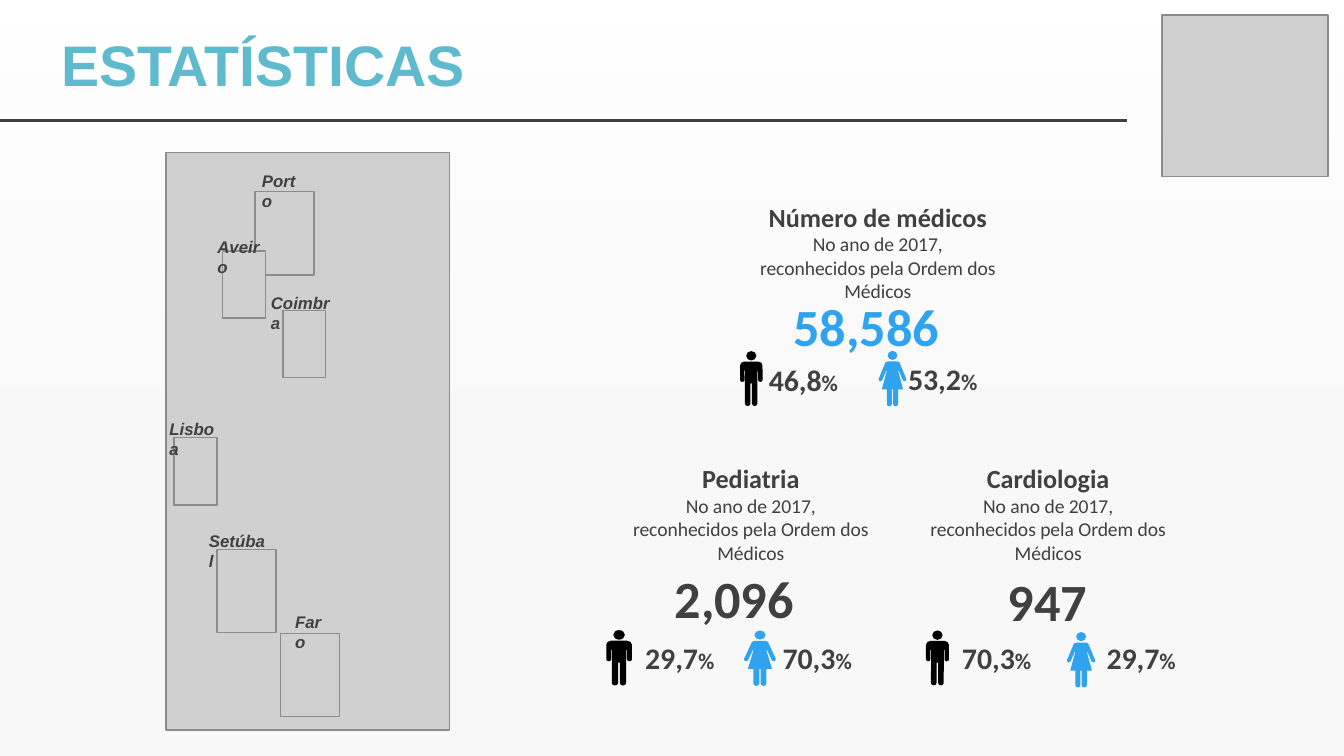
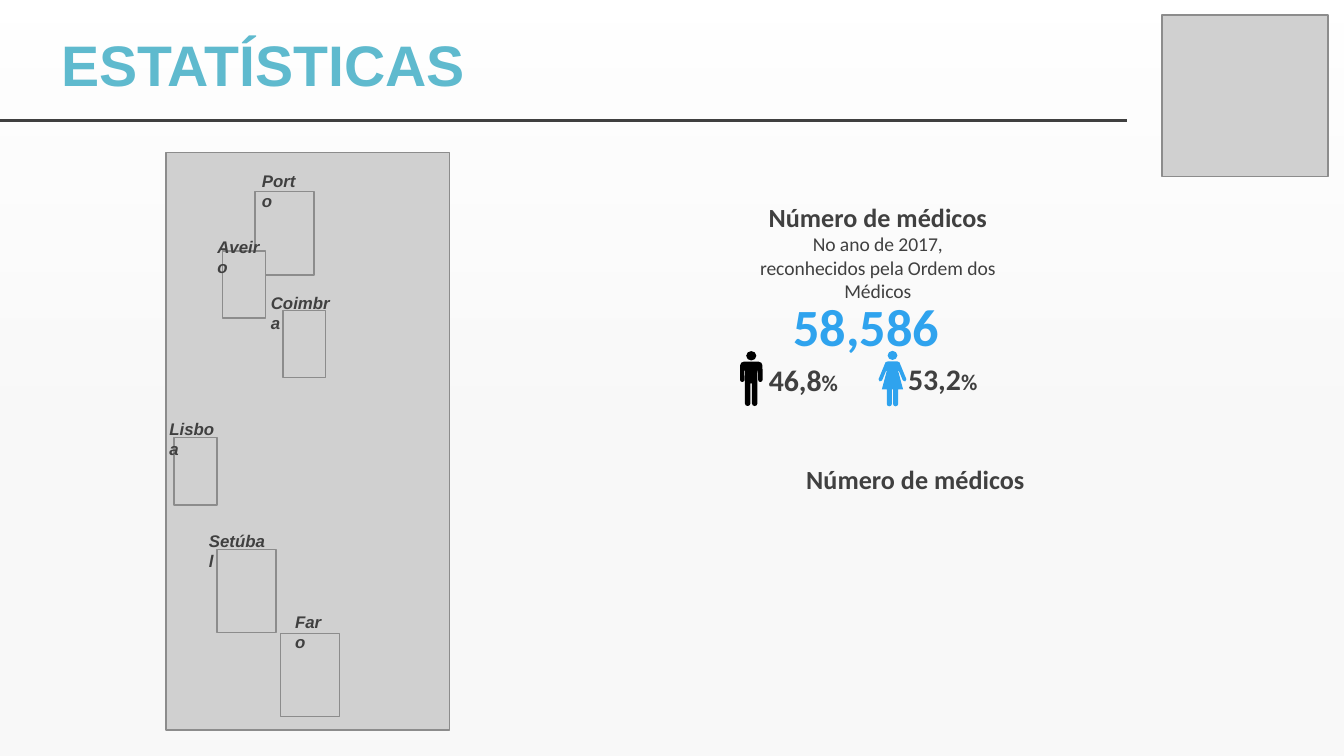
Before and after one commit to BrunoGomes19/mednager, a slide deck: slide 4 of outros/mednager_pitch.pptx (slide 6 before the commit). Drawn at 1344x756 pixels with LibreOffice and Linux fonts; fonts in the diff are those of the drawing; grey boxes stand for pictures; background and template pictures are left out. Boxes give left, top, right and bottom in pixels: in the first picture for what was removed or moved away, otherwise in the second. Text is boxed around its words. In the diff, an @@ line names an element or a change of style, - is before the commit and + after.

```diff
--- a/outros/mednager_pitch.pptx
+++ b/outros/mednager_pitch.pptx
@@ text removed at <box>702,469,799,488</box> @@
-Pediatria
@@ text added at <box>806,470,1024,489</box>, 14 pt, text #404040, bold @@
+Número de médicos
@@ text removed at <box>987,469,1109,493</box> @@
-Cardiologia
@@ text removed at <box>633,499,868,560</box> @@
-No ano de 2017, reconhecidos pela Ordem dos Médicos
@@ text removed at <box>930,499,1166,560</box> @@
-No ano de 2017, reconhecidos pela Ordem dos Médicos
@@ text removed at <box>675,582,794,631</box> @@
-2,096
@@ text removed at <box>1008,586,1087,633</box> @@
-947
@@ group removed at <box>606,630,836,685</box>: 2 freeform shapes, 2 texts @@
-29,7%
-70,3%
@@ group removed at <box>926,630,1160,687</box>: 2 freeform shapes, 2 texts @@
-70,3%
-29,7%
```
Also in this commit, not shown: 1 other slide changed, 2 slides removed.
